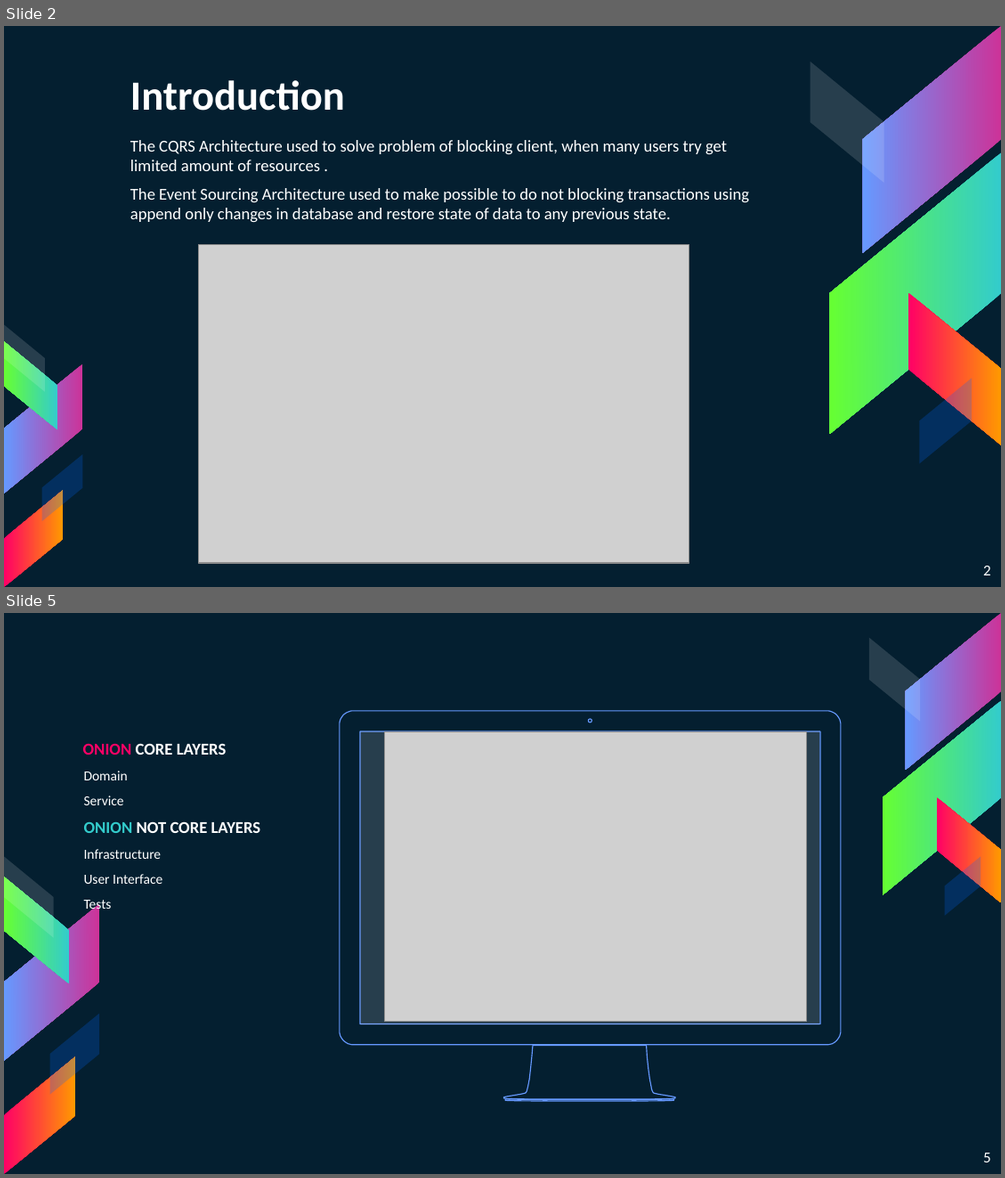
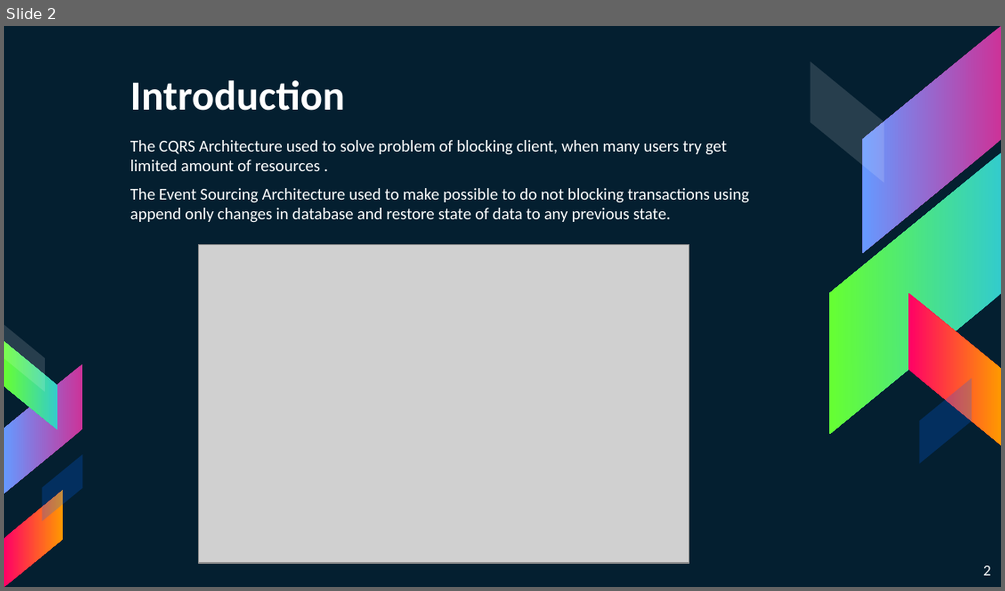
Before and after one commit to khdevnet/cqrs-architecture, a slide deck: docs/presentation/CQRS-EventSourcing-Architecture-Overview.pptx. Shown one above the other, each under a label of ours: slides 2 and 5 before the commit, slide 2 after it; the slides between them are not shown. The pictures are 1005x1178 and 1005x591 pixels, drawn with LibreOffice and Linux fonts; fonts in the diff are those of the drawing; grey boxes stand for pictures. Boxes give left, top, right and bottom in pixels: in the first picture for what was removed or moved away, otherwise in the second. Text is boxed around its words. In the diff, an @@ line names an element or a change of style, - is before the commit and + after.

```diff
--- a/docs/presentation/CQRS-EventSourcing-Architecture-Overview.pptx
+++ b/docs/presentation/CQRS-EventSourcing-Architecture-Overview.pptx
@@ slide 5 removed at [4,613,1001,1174], background #041F30 @@
@@ freeform shape removed at [339,711,841,1101] @@
@@ text removed at [83,743,261,913] @@
-ONION CORE LAYERS
-Domain
-Service
-ONION NOT CORE LAYERS
-Infrastructure
-User Interface
-Tests
@@ rectangle removed at [361,731,820,1025] @@
@@ picture removed at [385,731,807,1022] @@
@@ group removed at [869,614,1001,916]: 5 parallelograms @@
@@ group removed at [4,857,99,1174]: 5 parallelograms @@
@@ page number removed at [983,1152,991,1162] @@
-5
```
Also in this commit, not shown: 6 slides changed, 5 slides added, 4 other slides removed, 2 other files.
